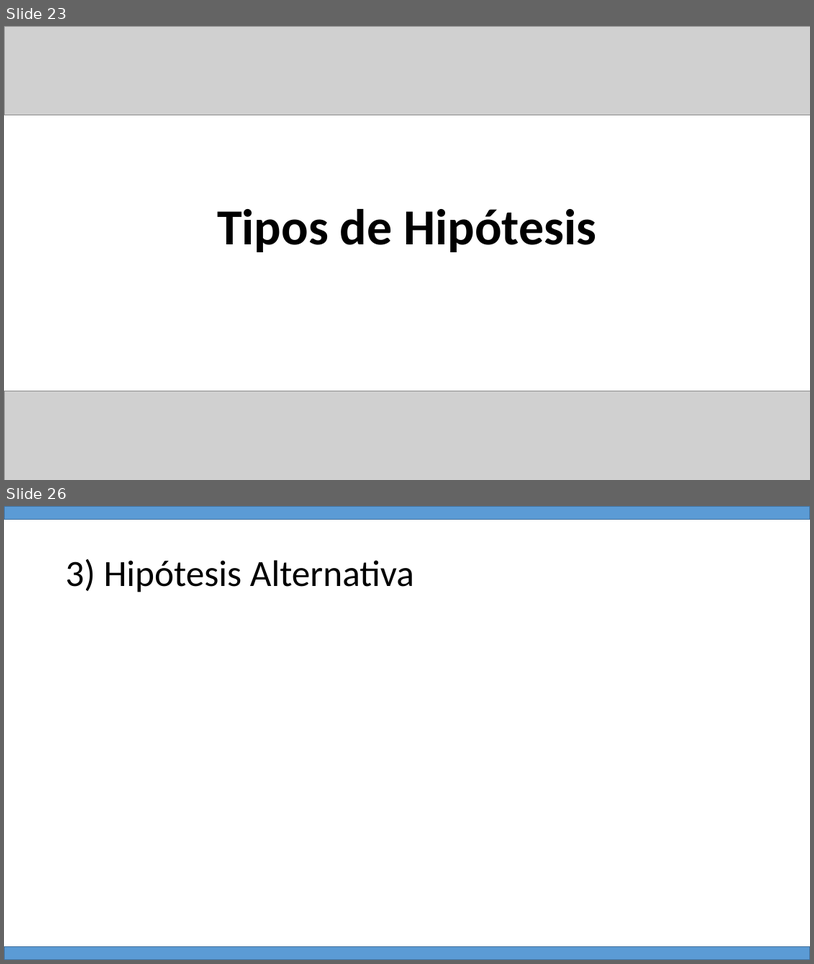
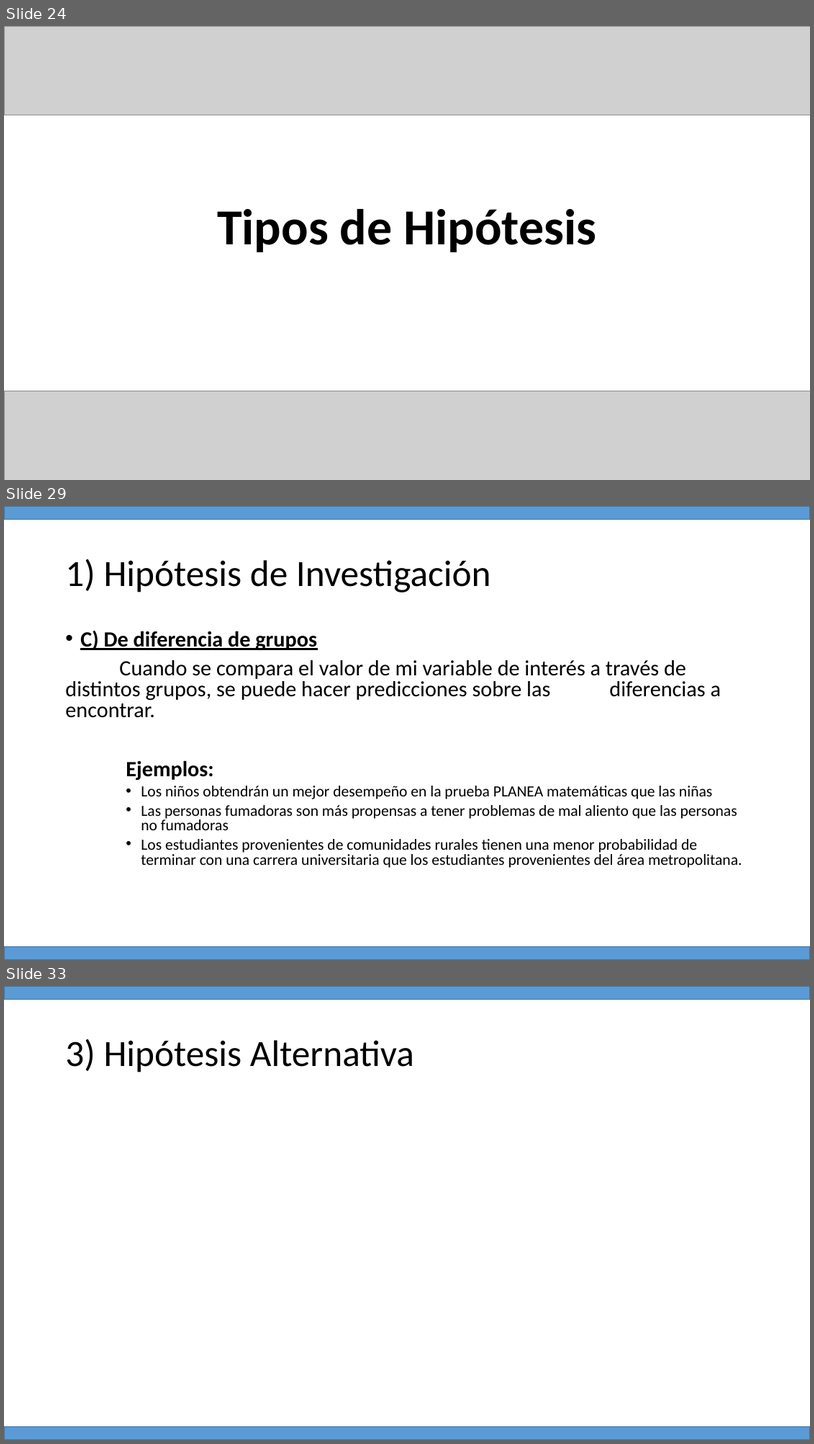
Before and after one commit to Adrifelcha/afchavez-019, a slide deck: JeanPiaget/ClaseMuestra/Hipotesis_Variables.pptx. Shown one above the other, each under a label of ours: slides 23 and 26 before the commit, slides 24, 29 and 33 after it; the slides between them are not shown. The pictures are 814x964 and 814x1444 pixels, drawn with LibreOffice and Linux fonts; fonts in the diff are those of the drawing; grey boxes stand for pictures. Boxes give left, top, right and bottom in pixels: in the first picture for what was removed or moved away, otherwise in the second. Text is boxed around its words. In the diff, an @@ line names an element or a change of style, - is before the commit and + after.

```diff
--- a/JeanPiaget/ClaseMuestra/Hipotesis_Variables.pptx
+++ b/JeanPiaget/ClaseMuestra/Hipotesis_Variables.pptx
@@ slide 29 added at [4,506,810,960], background #FFFFFF @@
@@ rectangle added at [4,506,810,519], fill #5B9BD5, outline #43739E 1 pt @@
@@ title added at [65,559,491,592], 44 pt, text #000000 @@
+1) Hipótesis de Investigación
@@ text added at [65,630,743,867], 18.5 pt, text #000000 @@
+• C) De diferencia de grupos
+Cuando se compara el valor de mi variable de interés a través de distintos grupos, se puede hacer predicciones sobre las diferencias a encontrar.
+Ejemplos:
+    • Los niños obtendrán un mejor desempeño en la prueba PLANEA matemáticas que las niñas
+    • Las personas fumadoras son más propensas a tener problemas de mal aliento que las personas no fumadoras
+    • Los estudiantes provenientes de comunidades rurales tienen una menor probabilidad de terminar con una carrera universitaria que los estudiantes provenientes del área metropolitana.
@@ rectangle added at [4,947,810,960], fill #5B9BD5, outline #43739E 1 pt @@
@@ what was slide 23 is now slide 24 @@
@@ what was slide 26 is now slide 33 @@
```
Also in this commit, not shown: 2 slides changed, 6 other slides added, 1 slide removed.
